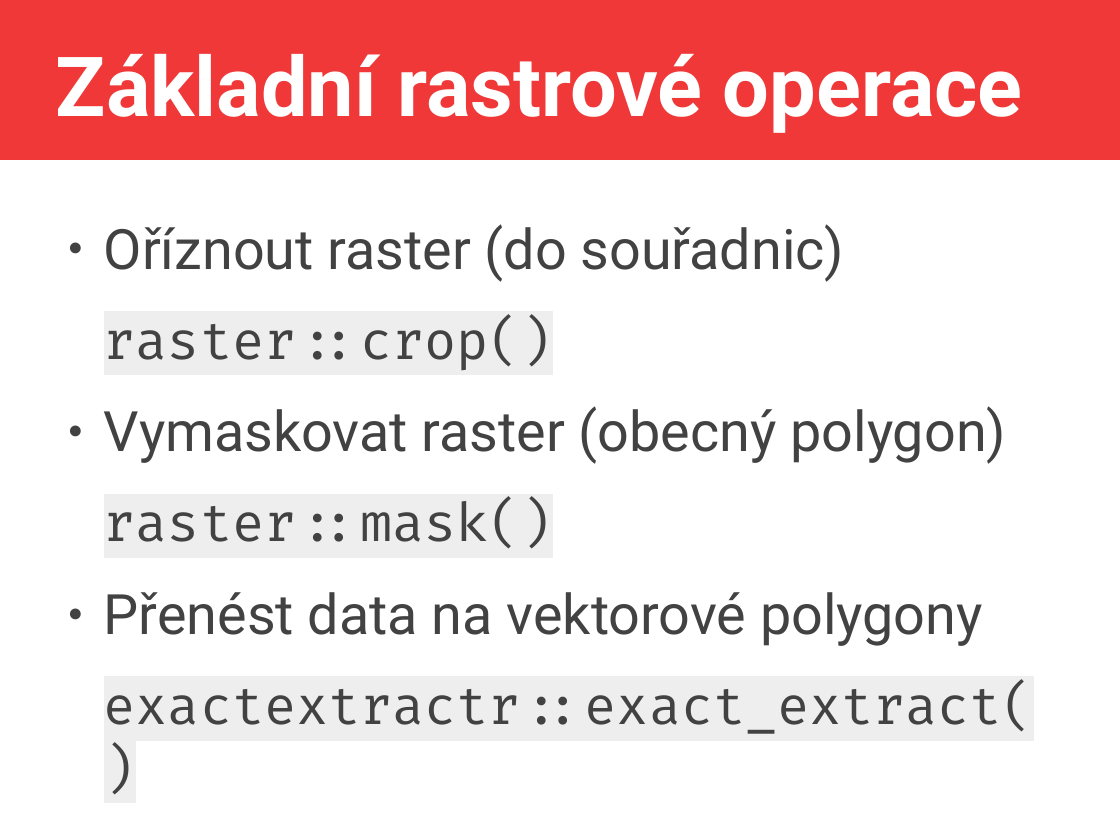
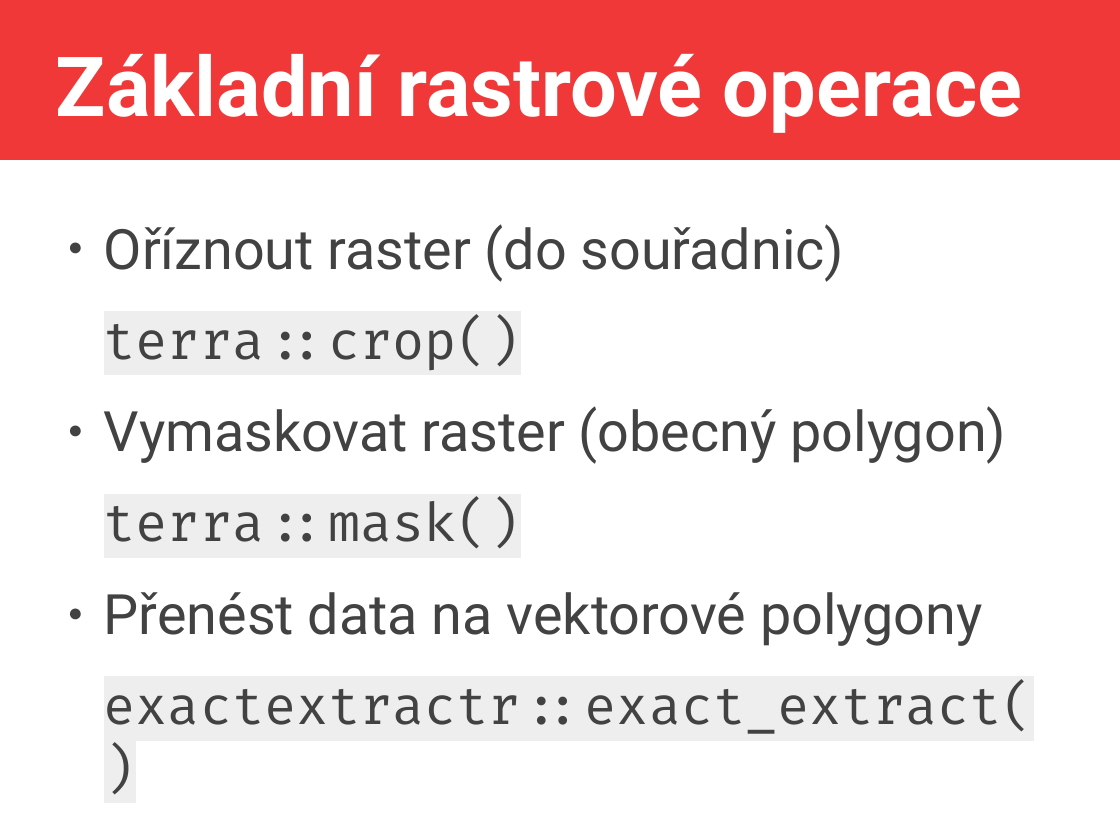
Before and after one commit to jlacko/4EK418, a slide deck: slide 16 of prez/4 - operace mezi objekty.odp. Drawn at 1120x840 pixels with LibreOffice and Linux fonts; fonts in the diff are those of the drawing. Boxes give left, top, right and bottom in pixels: in the first picture for what was removed or moved away, otherwise in the second. Text is boxed around its words. In the diff, an @@ line names an element or a change of style, - is before the commit and + after.

```diff
--- a/prez/4 - operace mezi objekty.odp
+++ b/prez/4 - operace mezi objekty.odp
@@ text at box(104, 317, 521, 370): text changed @@
-raster::crop()
+terra::crop()
@@ text at box(104, 500, 521, 549): text changed @@
-raster::mask()
+terra::mask()
```
Also in this commit, not shown: 5 other files.
